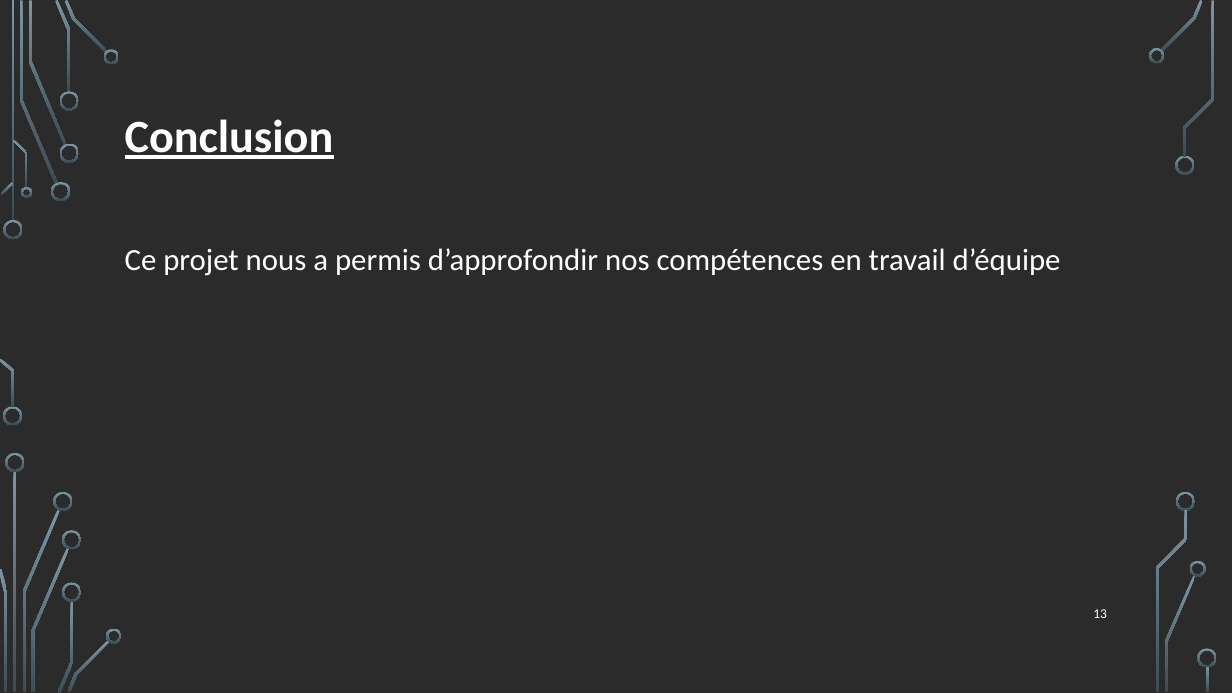
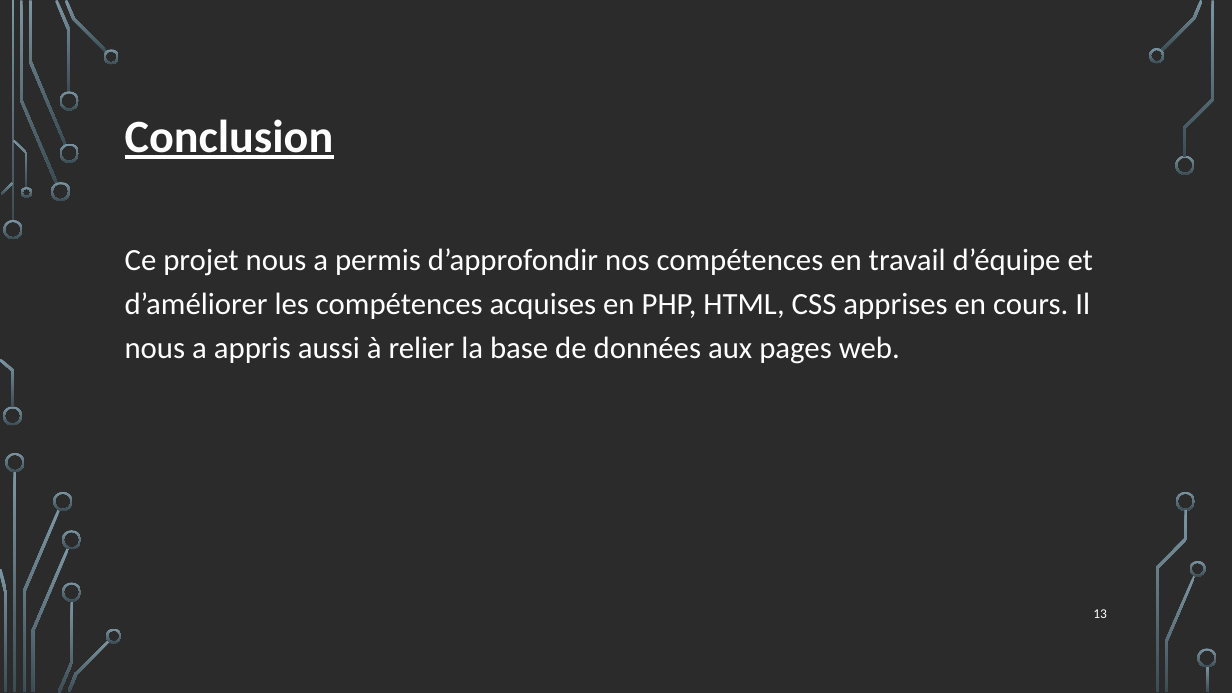
Before and after one commit to SarahGumaa/PPE2, a slide deck: slide 13 of Project-Personnalisé-Encadrée .pptx. Drawn at 1232x693 pixels with LibreOffice and Linux fonts; fonts in the diff are those of the drawing; background and template pictures are left out; a plain dark background stands for a picture behind light text. Boxes give left, top, right and bottom in pixels: in the first picture for what was removed or moved away, otherwise in the second. Text is boxed around its words. In the diff, an @@ line names an element or a change of style, - is before the commit and + after.

```diff
--- a/Project-Personnalisé-Encadrée .pptx
+++ b/Project-Personnalisé-Encadrée .pptx
@@ text at <box>125,248,1093,364</box>: text changed @@
-Ce projet nous a permis d’approfondir nos compétences en travail d’équipe
+Ce projet nous a permis d’approfondir nos compétences en travail d’équipe et d’améliorer les compétences acquises en PHP, HTML, CSS apprises en cours. Il nous a appris aussi à relier la base de données aux pages web.
```
Also in this commit, not shown: 3 other slides changed.
